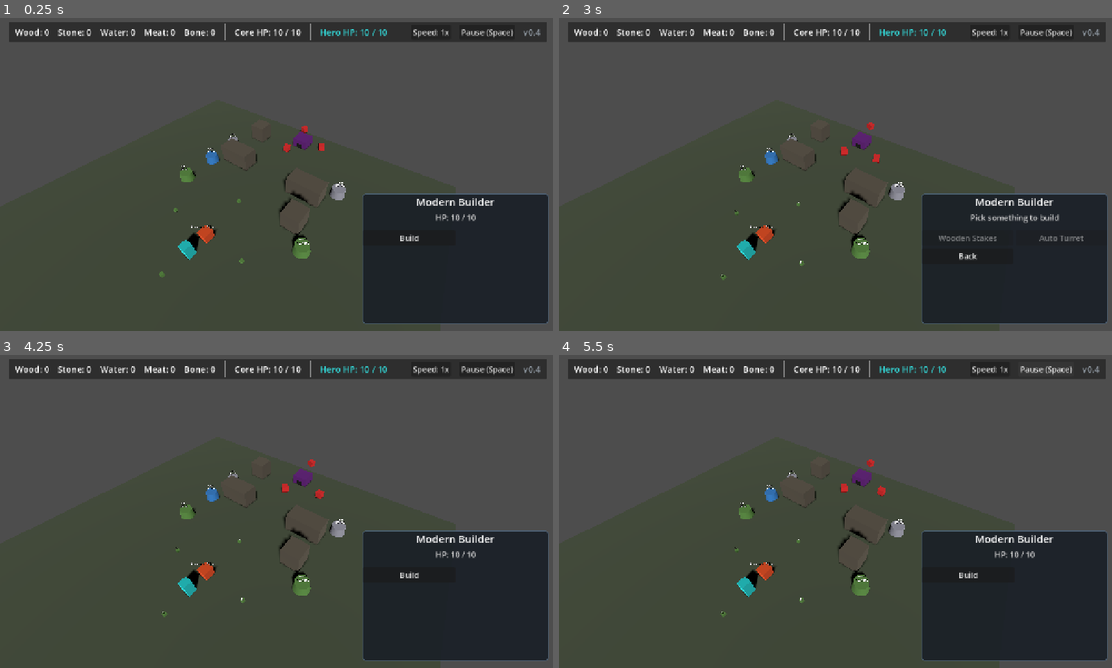
Above: before the commit, frames 1-4 (two rows, left to right).
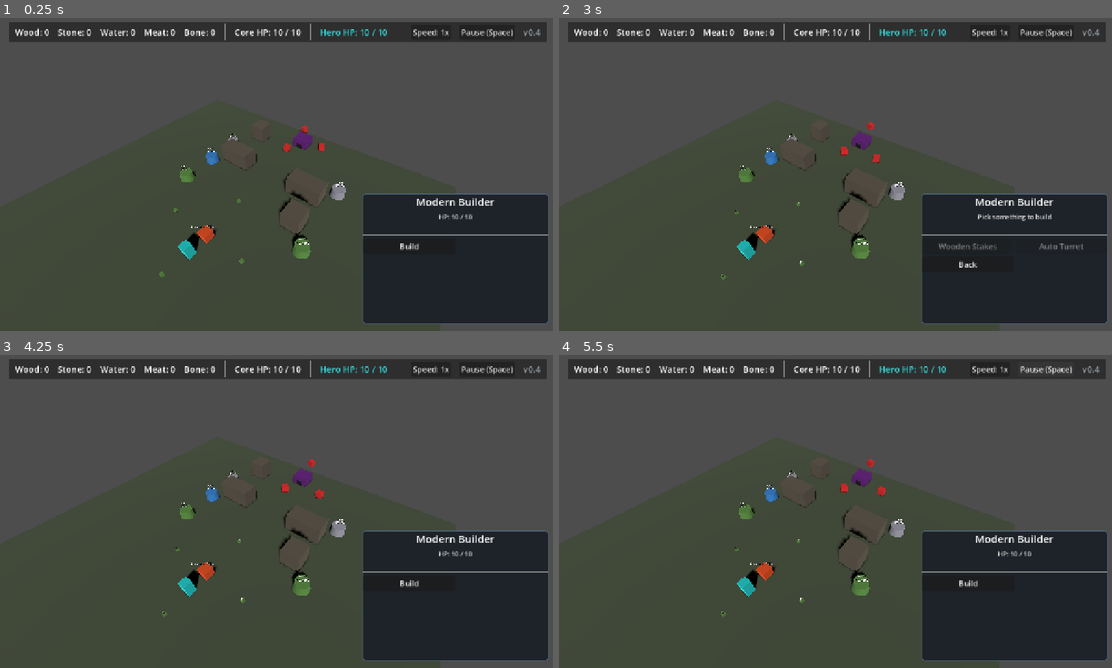
Above: after the commit, the same moments.

Repository: kcokz/dino-td
Game: Godot game, scene res://scenes/CabinInterior.tscn
The game is run twice, just before and just after one commit, with the same random seed, the same clock (stepped at 60 frames per second) and the same inputs.
Inputs:
- Up to frame 1 (0.25 s): no input
- Up to frame 2 (3 s): click "Speed: 1x" at 0.5 s; click "Speed: 2x" at 1.25 s; click "Speed: 3x" at 2 s; click "Build" at 2.75 s
- Up to frame 3 (4.25 s): click "Back" at 3.5 s
- Up to frame 4 (5.5 s): click "Pause (Space)" at 4.25 s; click "Resume (Space)" at 5 s

The runs differ from the first frame. In frame 1, 0.3% of the frame differs, in the area x 65-100%, y 62-75%; in frame 2, 0.8%, in the area x 65-100%, y 62-80%; in frame 3, 0.3%; in frame 4, 0.3%.

Commit message:
fix(v0.4): stakes become fence panels, and the status line stops overflowing
Two from playing.

The stake was a block filling its tile, because that was the only way to have no
visible gap between neighbours -- and a gap reads as a way through even when the
collision says otherwise. A fence panel gets both: it spans its whole tile ALONG
the run so the line is still solid, and is only `thickness` deep ACROSS it, which
is what stops it looking like a wall. Wall.gd works out which way the run goes
from the stakes next door and re-cuts its body and its collision box from the
same three numbers, so the two can never disagree about where the fence is.

A stake standing alone keeps its full width both ways: one dropped in a doorway
has to close that doorway, or the player plants it and watches a raptor walk
past. It slims down the moment it has a neighbour, because only then is the rest
of the tile covered -- and a neighbour going up tells the stakes already there to
re-check, so the first stake of a fence does not stay a block. Height came down
to 0.7 with it.

The panel's status line carries the longest text in the game -- a locked building
saying what it is waiting on -- and a Label with no wrapping simply runs off the
edge, so the half that mattered was never read. It wraps now, at a smaller size
than the buttons, and the locked message itself got shorter.

Tests: 560 passing, 0 failures. Five new tests cover a lone stake closing its
tile, a run turning into a thin panel in either direction, the mesh and the box
being the same shape (the two ways a fence can lie), and an existing stake
reshaping when the fence is extended.

Co-Authored-By: Claude Opus 5 <noreply@anthropic.com>

Diff:
--- a/scripts/autoload/Config.gd
+++ b/scripts/autoload/Config.gd
@@ -78,13 +78,15 @@
 		# staying below BUILDING_HEIGHT_DEFAULT keeps a row of stakes reading as a
 		# fence you see over rather than as a wall of buildings. A turret is the
 		# opposite -- narrow enough to walk past, tall enough to spot across the map.
-		# Fills its tile exactly, so neighbouring stakes touch and a fence line has
-		# no holes in it -- a visible gap between two stakes reads as a way through
-		# even when the collision says otherwise. Stakes stay unimposing by being
-		# LOW rather than by being narrow: height is the lever that costs nothing,
-		# while width is the thing that decides whether a fence is a fence.
+		# A fence panel rather than a block. It spans its whole tile ALONG the run,
+		# so neighbouring stakes touch and the line has no holes in it -- a visible
+		# gap reads as a way through even when the collision says otherwise -- and
+		# it is only `thickness` deep ACROSS the run, which is what stops it looking
+		# like a wall. Wall.gd works out which way the run goes from its neighbours;
+		# a corner, with a run in both directions, keeps the full tile both ways.
 		"footprint": 2.0,
-		"height": 0.85,
+		"thickness": 0.5,
+		"height": 0.7,
 		"mesh_style": "spikes",
 		# Sharpened stakes: anything forcing its way past takes damage per tick, so a
 		# fence line wears a raid down instead of only delaying it. Deliberately a
@@ -374,7 +376,9 @@
 	"hud_font_size": 20,               # 顶栏资源/状态文字
 	"hud_button_font_size": 18,        # 顶栏按钮
 	"panel_title_font_size": 24,       # 右下角 Option 栏标题
-	"panel_status_font_size": 18,      # Option 栏状态文字
+	# 状态行要装下全游戏最长的一句话（未解锁的建筑要说明它在等什么），
+	# 所以它比按钮字号小一档，并且开了自动换行——放不下的字等于没有字。
+	"panel_status_font_size": 15,      # Option 栏状态文字
 	"panel_button_font_size": 18,      # Option 栏指令按钮
 	"gameover_title_font_size": 40,
 	# 世界空间文字的实际高度 = font_size * pixel_size（米）。
--- a/scripts/entities/Building.gd
+++ b/scripts/entities/Building.gd
@@ -459,7 +459,10 @@
 ## it are drawn by the same code, so a preview can never show a shape the finished
 ## thing does not have. It is also the seam v0.5 replaces -- when art arrives, this
 ## returns a loaded scene instead of boxes, and nothing else changes.
-static func make_body(type_id: String) -> Node3D:
+##
+## `depth` overrides how deep the body is, for a fence panel that spans its tile
+## one way and is thin the other. Omitted, a building is as deep as it is wide.
+static func make_body(type_id: String, depth: float = -1.0) -> Node3D:
 	var fp: float = 1.0
 	var h: float = 1.0
 	var style: String = "box"
@@ -473,6 +476,9 @@
 		style = String(cfg.get_building_mesh_style(type_id))
 		colour = cfg.get_building_color(type_id)
 
+	if depth <= 0.0:
+		depth = fp
+
 	var holder := Node3D.new()
 	holder.name = "Body"
 	var mesh_inst := MeshInstance3D.new()
@@ -487,11 +493,11 @@
 		# same lie as decorative terrain that blocks pathing -- so the stake is a
 		# sharpened ridge the width and depth of its own footprint.
 		var prism := PrismMesh.new()
-		prism.size = Vector3(fp, h, fp)
+		prism.size = Vector3(fp, h, depth)
 		mesh_inst.mesh = prism
 	else:
 		var box_mesh := BoxMesh.new()
-		box_mesh.size = Vector3(fp, h, fp)
+		box_mesh.size = Vector3(fp, h, depth)
 		mesh_inst.mesh = box_mesh
 
 	mesh_inst.position = Vector3(0.0, h * 0.5, 0.0)
--- a/scripts/entities/Wall.gd
+++ b/scripts/entities/Wall.gd
@@ -34,6 +34,106 @@
 	super._ready()
 	_load_contact_config()
 	set_physics_process(contact_damage > 0.0 and contact_range > 0.0)
+	_connect_fence_events()
+	fit_to_fence()
+
+func _exit_tree() -> void:
+	super._exit_tree()
+	var eb = _get_event_bus()
+	if eb and is_instance_valid(eb):
+		if eb.has_signal("building_placed") and eb.building_placed.is_connected(_on_fence_changed):
+			eb.building_placed.disconnect(_on_fence_changed)
+		if eb.has_signal("building_destroyed") and eb.building_destroyed.is_connected(_on_fence_changed):
+			eb.building_destroyed.disconnect(_on_fence_changed)
+
+func _connect_fence_events() -> void:
+	var eb = _get_event_bus()
+	if eb == null:
+		return
+	if eb.has_signal("building_placed") and not eb.building_placed.is_connected(_on_fence_changed):
+		eb.building_placed.connect(_on_fence_changed)
+	if eb.has_signal("building_destroyed") and not eb.building_destroyed.is_connected(_on_fence_changed):
+		eb.building_destroyed.connect(_on_fence_changed)
+
+## A stake beside this one going up or coming down changes which way the run goes.
+func _on_fence_changed(_building: Node) -> void:
+	if is_inside_tree() and not is_destroyed:
+		fit_to_fence.call_deferred()
+
+# ==============================================================================
+# Shape: a fence panel, not a block
+# ==============================================================================
+
+## Which way the run goes, from the stakes next door: "x" for an east-west fence,
+## "z" for north-south, "both" for a corner or a stake standing on its own.
+##
+## A stake only slims down once it is part of a run, because only then do its
+## neighbours cover the rest of the tile. On its own it stays full width both ways
+## -- a single stake dropped in a doorway has to close that doorway, or the player
+## would plant one and watch a raptor walk past it.
+func fence_axis() -> String:
+	var along_x: bool = _stake_at(Vector2i(cell_pos.x - 1, cell_pos.y)) or _stake_at(Vector2i(cell_pos.x + 1, cell_pos.y))
+	var along_z: bool = _stake_at(Vector2i(cell_pos.x, cell_pos.y - 1)) or _stake_at(Vector2i(cell_pos.x, cell_pos.y + 1))
+	if along_x == along_z:
+		return "both"      # a corner, or standing alone
+	return "x" if along_x else "z"
+
+func _stake_at(cell: Vector2i) -> bool:
+	if not is_inside_tree():
+		return false
+	var gm = get_tree().get_first_node_in_group("grid_manager")
+	if gm == null or not gm.has_method("get_building_at"):
+		return false
+	var b = gm.get_building_at(cell)
+	return b != null and is_instance_valid(b) and "building_type" in b and String(b.building_type) == building_type
+
+## Re-cuts the collision box and the body to match the run.
+##
+## Panel and box are the same object: a stake spans its tile along the fence so
+## the line has no holes, and is only as deep as it looks across the fence. There
+## is never a gap to walk through, and never an edge that stops something without
+## being visible -- the two failure modes a fence can have.
+func fit_to_fence() -> void:
+	if not is_inside_tree() or is_destroyed:
+		return
+	_apply_shape(fence_axis())
+
+func _thickness() -> float:
+	var cfg = _get_config()
+	if cfg and "BUILDINGS" in cfg and cfg.BUILDINGS.has(building_type):
+		return float(cfg.BUILDINGS[building_type].get("thickness", _footprint()))
+	return _footprint()
+
+## Body and collision are cut from the same three numbers and rebuilt together, so
+## the two can never disagree about where the fence is.
+func _apply_shape(axis: String) -> void:
+	var span: float = _footprint()
+	var thin: float = _thickness()
+	var h: float = _building_height()
+
+	# Built wide along local X and `depth` deep along local Z, then turned a quarter
+	# if the run goes the other way. One shape, one rotation, no second case.
+	var depth: float = span if axis == "both" else thin
+	var turn: bool = (axis == "z")
+	var size := Vector3(span, h, depth)
+	if turn:
+		size = Vector3(depth, h, span)
+
+	for child in get_children():
+		if child is CollisionShape3D and child.shape is BoxShape3D:
+			var box := BoxShape3D.new()
+			box.size = size
+			child.shape = box
+			child.position = Vector3(0.0, h * 0.5, 0.0)
+
+	var body := find_child("Body", false, false)
+	if body != null:
+		remove_child(body)
+		body.queue_free()
+	var rebuilt: Node3D = Building.make_body(building_type, depth)
+	if turn:
+		rebuilt.rotation.y = PI * 0.5
+	add_child(rebuilt)
 
 func setup(type_id: String = "wall", p_cell: Vector2i = Vector2i.ZERO) -> void:
 	super.setup(type_id, p_cell)
--- a/scripts/ui/OptionPanel.gd
+++ b/scripts/ui/OptionPanel.gd
@@ -231,6 +231,8 @@
 
 	if status_label == null:
 		status_label = find_child("StatusLabel", true, false) as Label
+	if status_label != null and status_label.autowrap_mode == TextServer.AUTOWRAP_OFF:
+		status_label.autowrap_mode = TextServer.AUTOWRAP_WORD_SMART
 	if status_label == null:
 		status_label = Label.new()
 		status_label.name = "StatusLabel"
@@ -238,6 +240,12 @@
 		status_label.horizontal_alignment = HORIZONTAL_ALIGNMENT_CENTER
 		status_label.add_theme_font_size_override("font_size", _ui_size("panel_status_font_size", 22))
 		status_label.modulate = Color(0.85, 0.85, 0.85)
+		# This line carries the longest text in the game -- a locked building says
+		# what it is waiting on -- and a Label with no wrapping simply runs off the
+		# panel and the player never reads the half that matters.
+		status_label.autowrap_mode = TextServer.AUTOWRAP_WORD_SMART
+		status_label.custom_minimum_size = Vector2(0, _ui_size("panel_status_font_size", 18) * 3)
+		status_label.size_flags_horizontal = Control.SIZE_EXPAND_FILL
 		main_vbox.add_child(status_label)
 
 	var sep = find_child("HSeparator", true, false)
--- a/tests/test_v04_terrain.gd
+++ b/tests/test_v04_terrain.gd
@@ -230,3 +230,113 @@
 		"But a dinosaur walks at it rather than around it")
 	assert_false(gm.is_cell_walkable(Vector2i(0, -1), null, true),
 		"While a hill stops it either way")
+
+# ==============================================================================
+# 3. A fence is a panel: thin across the run, gapless along it
+# ==============================================================================
+
+func _wall_at(gm: Node, cell: Vector2i) -> Node:
+	var w = load("res://scripts/entities/Wall.gd").new()
+	_cleanup_nodes.append(w)
+	tree.root.add_child(w)
+	w.setup("wall", cell)
+	w.position = gm.cell_to_world(cell)
+	w.complete_construction()
+	gm.occupy_cell(cell, w)
+	return w
+
+func _collision_size(b: Node) -> Vector3:
+	for child in b.get_children():
+		if child is CollisionShape3D and child.shape is BoxShape3D:
+			return child.shape.size
+	return Vector3.ZERO
+
+func test_11_a_stake_on_its_own_closes_its_whole_tile() -> void:
+	# Plant one in a doorway and it has to shut the doorway. It only slims down
+	# once it is part of a run, because only then do its neighbours cover the rest.
+	var gm = _grid([])
+	await wait_frames(1)
+	var lone = _wall_at(gm, Vector2i(0, 0))
+	lone.fit_to_fence()
+
+	assert_eq(lone.fence_axis(), "both", "Standing alone, it faces both ways")
+	var size: Vector3 = _collision_size(lone)
+	var tile: float = float(config_node.TILE_SIZE)
+	assert_almost_eq(size.x, tile, 0.01, "Full width east-west")
+	assert_almost_eq(size.z, tile, 0.01, "And full width north-south")
+
+func test_12_a_run_of_stakes_turns_into_a_thin_panel() -> void:
+	var gm = _grid([])
+	await wait_frames(1)
+	var a = _wall_at(gm, Vector2i(0, 0))
+	var b = _wall_at(gm, Vector2i(1, 0))
+	var c = _wall_at(gm, Vector2i(2, 0))
+	for w in [a, b, c]:
+		w.fit_to_fence()
+
+	assert_eq(b.fence_axis(), "x", "The middle of an east-west run knows which way it runs")
+	var size: Vector3 = _collision_size(b)
+	var tile: float = float(config_node.TILE_SIZE)
+	var thin: float = float(config_node.BUILDINGS["wall"]["thickness"])
+	assert_almost_eq(size.x, tile, 0.01, "It spans its tile along the fence, so the line has no holes")
+	assert_almost_eq(size.z, thin, 0.01, "And is only as deep as it looks across the fence")
+	assert_lt(thin, tile, "Which is what stops a fence looking like a wall")
+
+func test_13_a_north_south_run_turns_the_other_way() -> void:
+	var gm = _grid([])
+	await wait_frames(1)
+	var a = _wall_at(gm, Vector2i(0, 0))
+	var b = _wall_at(gm, Vector2i(0, 1))
+	var c = _wall_at(gm, Vector2i(0, 2))
+	for w in [a, b, c]:
+		w.fit_to_fence()
+
+	assert_eq(b.fence_axis(), "z", "A north-south run is recognised too")
+	var size: Vector3 = _collision_size(b)
+	assert_almost_eq(size.z, float(config_node.TILE_SIZE), 0.01, "Spanning its tile north-south")
+	assert_almost_eq(size.x, float(config_node.BUILDINGS["wall"]["thickness"]), 0.01, "Thin east-west")
+
+func test_14_the_panel_and_the_collision_are_the_same_shape() -> void:
+	# The two ways a fence can lie: a gap you cannot walk through, and an edge that
+	# stops you without being visible. Both come from the mesh and the box
+	# disagreeing, so they are cut from the same numbers.
+	var gm = _grid([])
+	await wait_frames(1)
+	var a = _wall_at(gm, Vector2i(0, 0))
+	var b = _wall_at(gm, Vector2i(1, 0))
+	for w in [a, b]:
+		w.fit_to_fence()
+
+	var box: Vector3 = _collision_size(b)
+	var body := b.find_child("Body", false, false)
+	assert_not_null(body, "It has a body")
+	var mesh: MeshInstance3D = null
+	for child in body.get_children():
+		if child is MeshInstance3D:
+			mesh = child
+	assert_not_null(mesh, "Drawn from one mesh")
+
+	# The body is turned a quarter for a north-south run, so compare the pair of
+	# horizontal extents rather than the axes by name.
+	var drawn: Vector3 = mesh.mesh.size
+	var drawn_pair := Vector2(minf(drawn.x, drawn.z), maxf(drawn.x, drawn.z))
+	var box_pair := Vector2(minf(box.x, box.z), maxf(box.x, box.z))
+	assert_almost_eq(drawn_pair.x, box_pair.x, 0.01, "Drawn as thin as it blocks")
+	assert_almost_eq(drawn_pair.y, box_pair.y, 0.01, "And as wide as it blocks")
+	assert_almost_eq(drawn.y, box.y, 0.01, "And as tall")
+
+func test_15_extending_a_fence_reshapes_the_stake_already_there() -> void:
+	# A neighbour going up changes which way the run goes, so the old stake has to
+	# hear about it -- otherwise the first stake of every fence stays a block.
+	var gm = _grid([])
+	await wait_frames(1)
+	var first = _wall_at(gm, Vector2i(0, 0))
+	first.fit_to_fence()
+	assert_eq(first.fence_axis(), "both", "Alone to begin with")
+
+	var second = _wall_at(gm, Vector2i(1, 0))
+	second.fit_to_fence()
+	first.fit_to_fence()
+	assert_eq(first.fence_axis(), "x", "Once it has a neighbour it is part of a run")
+	assert_almost_eq(_collision_size(first).z, float(config_node.BUILDINGS["wall"]["thickness"]), 0.01,
+		"And slims down to match")
--- a/translations/strings.csv
+++ b/translations/strings.csv
@@ -61,7 +61,7 @@
 HINT_OUT_OF_BOUNDS,"Location is out of bounds!","超出地图边界！"
 HINT_NEED_TOOL,"You need a tool for that — make one at the cabin.","需要工具才行——回船舱做一个。"
 HINT_NEED_BLUEPRINT,"You have not worked out how to build that yet.","你还没琢磨出怎么造这个。"
-BUILD_DETAIL_LOCKED,"%s  —  locked: make %s at the cabin","%s  —  未解锁：先在船舱做出%s"
+BUILD_DETAIL_LOCKED,"%s  —  needs %s","%s  —  需要%s"
 OPTION_ACTIONS,"Actions","操作指令"
 OPTION_STATUS,"Status","单位状态"
 CMD_BUILD,"Build","建造"
Binary file changed: translations/strings.en.translation
Binary file changed: translations/strings.zh_CN.translation
